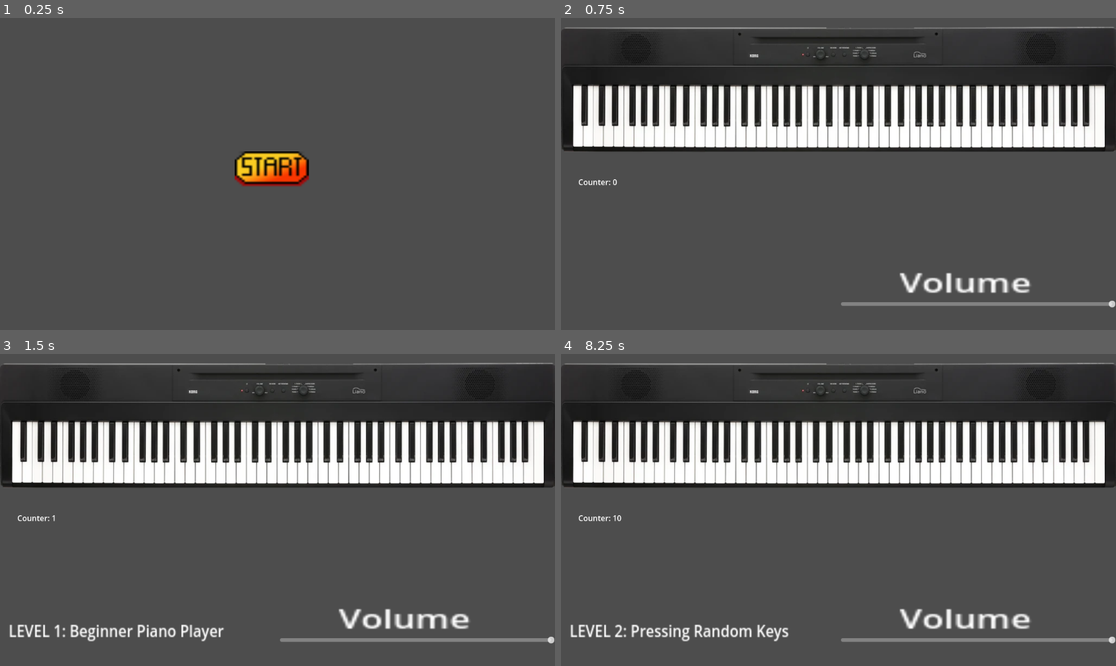
Above: before the commit, frames 1-4 (two rows, left to right).
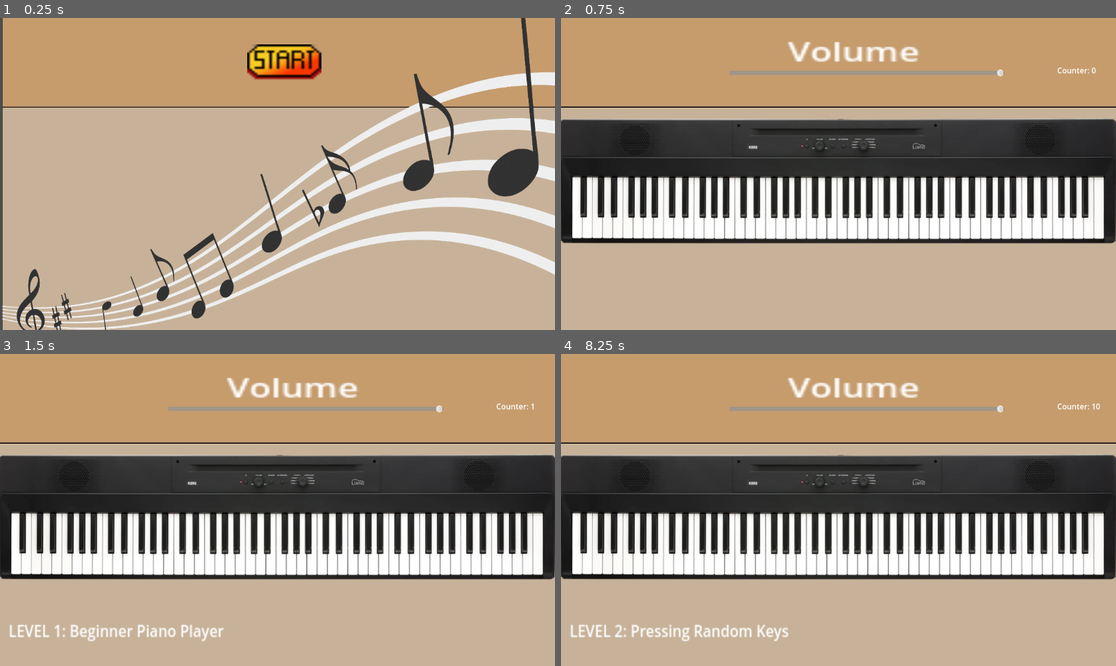
Above: after the commit, the same moments.

Repository: ArsenicBite/FunctionalPiano
Game: Godot game, scene res://HomePage.tscn
Two runs of this game, one before a commit and one after it. Both use one fixed random seed, a clock stepped at 60 frames per second and the inputs below.
Inputs (mouse positions are in pixels of both pictures, inside the frame that each line leads up to; where the layout moved, square brackets give the same spot in the first picture):
- Up to frame 1 (0.25 s): no input
- Up to frame 2 (0.75 s): click (844, 61) [832, 170] at 0.5 s
- Up to frame 3 (1.5 s): click (16, 544) [16, 453] at 1.25 s
- Up to frame 4 (8.25 s): click (588, 544) [588, 450] at 2 s; click (599, 544) [599, 453] at 2.75 s; click (605, 544) [610, 450] at 3.5 s; click (616, 544) [616, 450] at 4.25 s; click (627, 544) [627, 450] at 5 s; click (638, 544) [638, 450] at 5.75 s; click (649, 544) [649, 453] at 6.5 s; click (660, 544) [660, 450] at 7.25 s; click (666, 544) [672, 453] at 8 s

The runs differ from the first frame. In frame 1, 99% of the frame differs, in the area x 0-100%, y 0-100%; in frame 2, 96%; in frame 3, 96%; in frame 4, 96%.

Commit message:
Added Background
Backgeound and title screen

Diff:
--- a/music-assaignment/HomePage.tscn
+++ b/music-assaignment/HomePage.tscn
@@ -1,18 +1,25 @@
-[gd_scene load_steps=5 format=3 uid="uid://dyne4eq26lffm"]
+[gd_scene load_steps=7 format=3 uid="uid://dyne4eq26lffm"]
 
 [ext_resource type="Script" path="res://home_page.gd" id="1_uhyve"]
+[ext_resource type="Texture2D" uid="uid://bspokuqcsqgss" path="res://Background.png" id="2_gp2ah"]
 [ext_resource type="Texture2D" uid="uid://c5yr6cp2hl660" path="res://Buttons/Start Button.png" id="2_s2f2k"]
 [ext_resource type="Texture2D" uid="uid://b0bdhib6j6g8t" path="res://Buttons/Start Button Pressed.png" id="3_1rvdm"]
 [ext_resource type="Script" path="res://play.gd" id="3_gpnl3"]
+[ext_resource type="Texture2D" uid="uid://dq60w515oo0ve" path="res://pngimg.com - music_notes_PNG33.png" id="6_irfwd"]
 
 [node name="Scene" type="Node2D"]
 script = ExtResource("1_uhyve")
 
+[node name="Background" type="Sprite2D" parent="."]
+position = Vector2(591.945, 333)
+scale = Vector2(0.611516, 0.624074)
+texture = ExtResource("2_gp2ah")
+
 [node name="Play" type="TextureButton" parent="."]
-offset_left = 487.0
-offset_top = 277.0
-offset_right = 631.0
-offset_bottom = 349.0
+offset_left = 513.0
+offset_top = 55.0
+offset_right = 657.0
+offset_bottom = 127.0
 scale = Vector2(1.06986, 1.05474)
 texture_normal = ExtResource("2_s2f2k")
 texture_hover = ExtResource("3_1rvdm")
@@ -20,4 +27,9 @@
 script = ExtResource("3_gpnl3")
 metadata/_edit_use_anchors_ = true
 
+[node name="Pngimg_com-MusicNotesPng33" type="Sprite2D" parent="."]
+position = Vector2(601, 340)
+scale = Vector2(0.468634, 0.495537)
+texture = ExtResource("6_irfwd")
+
 [connection signal="pressed" from="Play" to="." method="_on_play_pressed"]
--- a/music-assaignment/Main Game.tscn
+++ b/music-assaignment/Main Game.tscn
@@ -1,7 +1,8 @@
-[gd_scene load_steps=51 format=3 uid="uid://f4l24y60fp4l"]
+[gd_scene load_steps=52 format=3 uid="uid://f4l24y60fp4l"]
 
 [ext_resource type="Script" path="res://main_game.gd" id="1_12jo7"]
 [ext_resource type="Texture2D" uid="uid://ddjsjggigx3fy" path="res://LIANOtopview_1024x1024.webp" id="1_kd62o"]
+[ext_resource type="Texture2D" uid="uid://bspokuqcsqgss" path="res://Background.png" id="2_nyht8"]
 [ext_resource type="AudioStream" uid="uid://cjjdt86aolnfx" path="res://Sounds/448540__tedagame__c1.ogg" id="3_tpdie"]
 [ext_resource type="AudioStream" uid="uid://dtur21d2nvtcw" path="res://Sounds/448542__tedagame__d1.ogg" id="4_kpnbm"]
 [ext_resource type="AudioStream" uid="uid://da0e4je3bwt27" path="res://Sounds/448616__tedagame__e1.ogg" id="5_dtvvn"]
@@ -54,373 +55,377 @@
 [node name="MainGame" type="Node2D"]
 script = ExtResource("1_12jo7")
 
+[node name="Background" type="Sprite2D" parent="."]
+position = Vector2(660, 422)
+texture = ExtResource("2_nyht8")
+
 [node name="LianOtopview1024x1024" type="Sprite2D" parent="."]
-position = Vector2(577, 148.5)
+position = Vector2(575.002, 338.5)
 scale = Vector2(1.12891, 1.12891)
 texture = ExtResource("1_kd62o")
 
 [node name="1" type="TextureButton" parent="."]
-offset_left = 27.0
-offset_top = 140.0
-offset_right = 67.0
-offset_bottom = 180.0
+offset_left = 25.0019
+offset_top = 330.0
+offset_right = 65.0019
+offset_bottom = 370.0
 scale = Vector2(0.460909, 3.21949)
 
 [node name="2" type="TextureButton" parent="."]
-offset_left = 47.0
-offset_top = 139.0
-offset_right = 87.0
-offset_bottom = 179.0
+offset_left = 45.0019
+offset_top = 329.0
+offset_right = 85.0019
+offset_bottom = 369.0
 scale = Vector2(0.460909, 3.21949)
 
 [node name="3" type="TextureButton" parent="."]
-offset_left = 68.0
-offset_top = 140.0
-offset_right = 108.0
-offset_bottom = 180.0
+offset_left = 66.0019
+offset_top = 330.0
+offset_right = 106.002
+offset_bottom = 370.0
 scale = Vector2(0.460909, 3.21949)
 
 [node name="4" type="TextureButton" parent="."]
-offset_left = 89.0
-offset_top = 139.0
-offset_right = 129.0
-offset_bottom = 179.0
+offset_left = 87.0019
+offset_top = 329.0
+offset_right = 127.002
+offset_bottom = 369.0
 scale = Vector2(0.460909, 3.21949)
 
 [node name="5" type="TextureButton" parent="."]
-offset_left = 111.0
-offset_top = 138.0
-offset_right = 151.0
-offset_bottom = 178.0
+offset_left = 109.002
+offset_top = 328.0
+offset_right = 149.002
+offset_bottom = 368.0
 scale = Vector2(0.460909, 3.21949)
 
 [node name="6" type="TextureButton" parent="."]
-offset_left = 132.0
-offset_top = 139.0
-offset_right = 172.0
-offset_bottom = 179.0
+offset_left = 130.002
+offset_top = 329.0
+offset_right = 170.002
+offset_bottom = 369.0
 scale = Vector2(0.460909, 3.21949)
 
 [node name="7" type="TextureButton" parent="."]
-offset_left = 153.0
-offset_top = 139.0
-offset_right = 193.0
-offset_bottom = 179.0
+offset_left = 151.002
+offset_top = 329.0
+offset_right = 191.002
+offset_bottom = 369.0
 scale = Vector2(0.460909, 3.21949)
 
 [node name="8" type="TextureButton" parent="."]
-offset_left = 174.0
-offset_top = 140.0
-offset_right = 214.0
-offset_bottom = 180.0
+offset_left = 172.002
+offset_top = 330.0
+offset_right = 212.002
+offset_bottom = 370.0
 scale = Vector2(0.460909, 3.21949)
 
 [node name="9" type="TextureButton" parent="."]
-offset_left = 195.0
-offset_top = 139.0
-offset_right = 235.0
-offset_bottom = 179.0
+offset_left = 193.002
+offset_top = 329.0
+offset_right = 233.002
+offset_bottom = 369.0
 scale = Vector2(0.460909, 3.21949)
 
 [node name="10" type="TextureButton" parent="."]
-offset_left = 216.0
-offset_top = 140.0
-offset_right = 256.0
-offset_bottom = 180.0
+offset_left = 214.002
+offset_top = 330.0
+offset_right = 254.002
+offset_bottom = 370.0
 scale = Vector2(0.460909, 3.21949)
 
 [node name="11" type="TextureButton" parent="."]
-offset_left = 237.0
-offset_top = 138.0
-offset_right = 277.0
-offset_bottom = 178.0
+offset_left = 235.002
+offset_top = 328.0
+offset_right = 275.002
+offset_bottom = 368.0
 scale = Vector2(0.460909, 3.21949)
 
 [node name="12" type="TextureButton" parent="."]
-offset_left = 259.0
-offset_top = 139.0
-offset_right = 299.0
-offset_bottom = 179.0
+offset_left = 257.002
+offset_top = 329.0
+offset_right = 297.002
+offset_bottom = 369.0
 scale = Vector2(0.460909, 3.21949)
 
 [node name="13" type="TextureButton" parent="."]
-offset_left = 279.0
-offset_top = 141.0
-offset_right = 319.0
-offset_bottom = 181.0
+offset_left = 277.002
+offset_top = 331.0
+offset_right = 317.002
+offset_bottom = 371.0
 scale = Vector2(0.460909, 3.21949)
 
 [node name="14" type="TextureButton" parent="."]
-offset_left = 301.0
-offset_top = 139.0
-offset_right = 341.0
-offset_bottom = 179.0
+offset_left = 299.002
+offset_top = 329.0
+offset_right = 339.002
+offset_bottom = 369.0
 scale = Vector2(0.460909, 3.21949)
 
 [node name="15" type="TextureButton" parent="."]
-offset_left = 323.0
-offset_top = 140.0
-offset_right = 363.0
-offset_bottom = 180.0
+offset_left = 321.002
+offset_top = 330.0
+offset_right = 361.002
+offset_bottom = 370.0
 scale = Vector2(0.460909, 3.21949)
 
 [node name="16" type="TextureButton" parent="."]
-offset_left = 343.0
-offset_top = 140.0
-offset_right = 383.0
-offset_bottom = 180.0
+offset_left = 341.002
+offset_top = 330.0
+offset_right = 381.002
+offset_bottom = 370.0
 scale = Vector2(0.460909, 3.21949)
 
 [node name="17" type="TextureButton" parent="."]
-offset_left = 364.0
-offset_top = 139.0
-offset_right = 404.0
-offset_bottom = 179.0
+offset_left = 362.002
+offset_top = 329.0
+offset_right = 402.002
+offset_bottom = 369.0
 scale = Vector2(0.460909, 3.21949)
 
 [node name="18" type="TextureButton" parent="."]
-offset_left = 386.0
-offset_top = 139.0
-offset_right = 426.0
-offset_bottom = 179.0
+offset_left = 384.002
+offset_top = 329.0
+offset_right = 424.002
+offset_bottom = 369.0
 scale = Vector2(0.460909, 3.21949)
 
 [node name="19" type="TextureButton" parent="."]
-offset_left = 407.0
-offset_top = 139.0
-offset_right = 447.0
-offset_bottom = 179.0
+offset_left = 405.002
+offset_top = 329.0
+offset_right = 445.002
+offset_bottom = 369.0
 scale = Vector2(0.460909, 3.21949)
 
 [node name="20" type="TextureButton" parent="."]
-offset_left = 428.0
-offset_top = 140.0
-offset_right = 468.0
-offset_bottom = 180.0
+offset_left = 426.002
+offset_top = 330.0
+offset_right = 466.002
+offset_bottom = 370.0
 scale = Vector2(0.460909, 3.21949)
 
 [node name="21" type="TextureButton" parent="."]
-offset_left = 449.0
-offset_top = 140.0
-offset_right = 489.0
-offset_bottom = 180.0
+offset_left = 447.002
+offset_top = 330.0
+offset_right = 487.002
+offset_bottom = 370.0
 scale = Vector2(0.460909, 3.21949)
 
 [node name="22" type="TextureButton" parent="."]
-offset_left = 470.0
-offset_top = 139.0
-offset_right = 510.0
-offset_bottom = 179.0
+offset_left = 468.002
+offset_top = 329.0
+offset_right = 508.002
+offset_bottom = 369.0
 scale = Vector2(0.460909, 3.21949)
 
 [node name="23" type="TextureButton" parent="."]
-offset_left = 492.0
-offset_top = 140.0
-offset_right = 532.0
-offset_bottom = 180.0
+offset_left = 490.002
+offset_top = 330.0
+offset_right = 530.002
+offset_bottom = 370.0
 scale = Vector2(0.460909, 3.21949)
 
 [node name="24" type="TextureButton" parent="."]
-offset_left = 513.0
-offset_top = 139.0
-offset_right = 553.0
-offset_bottom = 179.0
+offset_left = 511.002
+offset_top = 329.0
+offset_right = 551.002
+offset_bottom = 369.0
 scale = Vector2(0.460909, 3.21949)
 
 [node name="25" type="TextureButton" parent="."]
-offset_left = 534.0
-offset_top = 140.0
-offset_right = 574.0
-offset_bottom = 180.0
+offset_left = 532.002
+offset_top = 330.0
+offset_right = 572.002
+offset_bottom = 370.0
 scale = Vector2(0.460909, 3.21949)
 
 [node name="26" type="TextureButton" parent="."]
-offset_left = 556.0
-offset_top = 140.0
-offset_right = 596.0
-offset_bottom = 180.0
+offset_left = 554.002
+offset_top = 330.0
+offset_right = 594.002
+offset_bottom = 370.0
 scale = Vector2(0.460909, 3.21949)
 
 [node name="27" type="TextureButton" parent="."]
-offset_left = 576.0
-offset_top = 140.0
-offset_right = 616.0
-offset_bottom = 180.0
+offset_left = 574.002
+offset_top = 330.0
+offset_right = 614.002
+offset_bottom = 370.0
 scale = Vector2(0.460909, 3.21949)
 
 [node name="28" type="TextureButton" parent="."]
-offset_left = 598.0
-offset_top = 141.0
-offset_right = 638.0
-offset_bottom = 181.0
+offset_left = 596.002
+offset_top = 331.0
+offset_right = 636.002
+offset_bottom = 371.0
 scale = Vector2(0.460909, 3.21949)
 
 [node name="29" type="TextureButton" parent="."]
-offset_left = 619.0
-offset_top = 139.0
-offset_right = 659.0
-offset_bottom = 179.0
+offset_left = 617.002
+offset_top = 329.0
+offset_right = 657.002
+offset_bottom = 369.0
 scale = Vector2(0.460909, 3.21949)
 
 [node name="30" type="TextureButton" parent="."]
-offset_left = 640.0
-offset_top = 140.0
-offset_right = 680.0
-offset_bottom = 180.0
+offset_left = 638.002
+offset_top = 330.0
+offset_right = 678.002
+offset_bottom = 370.0
 scale = Vector2(0.460909, 3.21949)
 
 [node name="31" type="TextureButton" parent="."]
-offset_left = 661.0
-offset_top = 139.0
-offset_right = 701.0
-offset_bottom = 179.0
+offset_left = 659.002
+offset_top = 329.0
+offset_right = 699.002
+offset_bottom = 369.0
 scale = Vector2(0.460909, 3.21949)
 
 [node name="32" type="TextureButton" parent="."]
-offset_left = 683.0
-offset_top = 140.0
-offset_right = 723.0
-offset_bottom = 180.0
+offset_left = 681.002
+offset_top = 330.0
+offset_right = 721.002
+offset_bottom = 370.0
 scale = Vector2(0.460909, 3.21949)
 
 [node name="33" type="TextureButton" parent="."]
-offset_left = 704.0
-offset_top = 140.0
-offset_right = 744.0
-offset_bottom = 180.0
+offset_left = 702.002
+offset_top = 330.0
+offset_right = 742.002
+offset_bottom = 370.0
 scale = Vector2(0.460909, 3.21949)
 
 [node name="34" type="TextureButton" parent="."]
-offset_left = 725.0
-offset_top = 139.0
-offset_right = 765.0
-offset_bottom = 179.0
+offset_left = 723.002
+offset_top = 329.0
+offset_right = 763.002
+offset_bottom = 369.0
 scale = Vector2(0.460909, 3.21949)
 
 [node name="35" type="TextureButton" parent="."]
-offset_left = 746.0
-offset_top = 140.0
-offset_right = 786.0
-offset_bottom = 180.0
+offset_left = 744.002
+offset_top = 330.0
+offset_right = 784.002
+offset_bottom = 370.0
 scale = Vector2(0.460909, 3.21949)
 
 [node name="36" type="TextureButton" parent="."]
-offset_left = 768.0
-offset_top = 139.0
-offset_right = 808.0
-offset_bottom = 179.0
+offset_left = 766.002
+offset_top = 329.0
+offset_right = 806.002
+offset_bottom = 369.0
 scale = Vector2(0.460909, 3.21949)
 
 [node name="37" type="TextureButton" parent="."]
-offset_left = 789.0
-offset_top = 139.0
-offset_right = 829.0
-offset_bottom = 179.0
+offset_left = 787.002
+offset_top = 329.0
+offset_right = 827.002
+offset_bottom = 369.0
 scale = Vector2(0.460909, 3.21949)
 
 [node name="38" type="TextureButton" parent="."]
-offset_left = 810.0
-offset_top = 139.0
-offset_right = 850.0
-offset_bottom = 179.0
+offset_left = 808.002
+offset_top = 329.0
+offset_right = 848.002
+offset_bottom = 369.0
 scale = Vector2(0.460909, 3.21949)
 
 [node name="39" type="TextureButton" parent="."]
-offset_left = 832.0
-offset_top = 139.0
-offset_right = 872.0
-offset_bottom = 179.0
+offset_left = 830.002
+offset_top = 329.0
+offset_right = 870.002
+offset_bottom = 369.0
 scale = Vector2(0.460909, 3.21949)
 
 [node name="40" type="TextureButton" parent="."]
-offset_left = 853.0
-offset_top = 139.0
-offset_right = 893.0
-offset_bottom = 179.0
+offset_left = 851.002
+offset_top = 329.0
+offset_right = 891.002
+offset_bottom = 369.0
 scale = Vector2(0.460909, 3.21949)
 
 [node name="41" type="TextureButton" parent="."]
-offset_left = 874.0
-offset_top = 139.0
-offset_right = 914.0
-offset_bottom = 179.0
+offset_left = 872.002
+offset_top = 329.0
+offset_right = 912.002
+offset_bottom = 369.0
 scale = Vector2(0.460909, 3.21949)
 
 [node name="42" type="TextureButton" parent="."]
-offset_left = 895.0
-offset_top = 139.0
-offset_right = 935.0
-offset_bottom = 179.0
+offset_left = 893.002
+offset_top = 329.0
+offset_right = 933.002
+offset_bottom = 369.0
 scale = Vector2(0.460909, 3.21949)
 
 [node name="43" type="TextureButton" parent="."]
-offset_left = 917.0
-offset_top = 140.0
-offset_right = 957.0
-offset_bottom = 180.0
+offset_left = 915.002
+offset_top = 330.0
+offset_right = 955.002
+offset_bottom = 370.0
 scale = Vector2(0.460909, 3.21949)
 
 [node name="44" type="TextureButton" parent="."]
-offset_left = 939.0
-offset_top = 139.0
-offset_right = 979.0
-offset_bottom = 179.0
+offset_left = 937.002
+offset_top = 329.0
+offset_right = 977.002
+offset_bottom = 369.0
 scale = Vector2(0.460909, 3.21949)
 
 [node name="45" type="TextureButton" parent="."]
-offset_left = 959.0
-offset_top = 139.0
-offset_right = 999.0
-offset_bottom = 179.0
+offset_left = 957.002
+offset_top = 329.0
+offset_right = 997.002
+offset_bottom = 369.0
 scale = Vector2(0.460909, 3.21949)
 
 [node name="46" type="TextureButton" parent="."]
-offset_left = 981.0
-offset_top = 139.0
-offset_right = 1021.0
-offset_bottom = 179.0
+offset_left = 979.002
+offset_top = 329.0
+offset_right = 1019.0
+offset_bottom = 369.0
 scale = Vector2(0.460909, 3.21949)
 
 [node name="47" type="TextureButton" parent="."]
-offset_left = 1003.0
-offset_top = 139.0
-offset_right = 1043.0
-offset_bottom = 179.0
+offset_left = 1001.0
+offset_top = 329.0
+offset_right = 1041.0
+offset_bottom = 369.0
 scale = Vector2(0.460909, 3.21949)
 
 [node name="48" type="TextureButton" parent="."]
-offset_left = 1024.0
-offset_top = 140.0
-offset_right = 1064.0
-offset_bottom = 180.0
+offset_left = 1022.0
+offset_top = 330.0
+offset_right = 1062.0
+offset_bottom = 370.0
 scale = Vector2(0.460909, 3.21949)
 
 [node name="49" type="TextureButton" parent="."]
-offset_left = 1045.0
-offset_top = 140.0
-offset_right = 1085.0
-offset_bottom = 180.0
+offset_left = 1043.0
+offset_top = 330.0
+offset_right = 1083.0
+offset_bottom = 370.0
 scale = Vector2(0.460909, 3.21949)
 
 [node name="50" type="TextureButton" parent="."]
-offset_left = 1067.0
-offset_top = 140.0
-offset_right = 1107.0
-offset_bottom = 180.0
+offset_left = 1065.0
+offset_top = 330.0
+offset_right = 1105.0
+offset_bottom = 370.0
 scale = Vector2(0.460909, 3.21949)
 
 [node name="51" type="TextureButton" parent="."]
-offset_left = 1088.0
-offset_top = 140.0
-offset_right = 1128.0
-offset_bottom = 180.0
+offset_left = 1086.0
+offset_top = 330.0
+offset_right = 1126.0
+offset_bottom = 370.0
 scale = Vector2(0.460909, 3.21949)
 
 [node name="52" type="TextureButton" parent="."]
-offset_left = 1109.0
-offset_top = 139.0
-offset_right = 1149.0
-offset_bottom = 179.0
+offset_left = 1107.0
+offset_top = 329.0
+offset_right = 1147.0
+offset_bottom = 369.0
 scale = Vector2(0.460909, 3.21949)
 
 [node name="(1)" type="AudioStreamPlayer" parent="."]
@@ -580,10 +585,10 @@
 stream = ExtResource("49_yddmm")
 
 [node name="Label" type="Label" parent="."]
-offset_left = 36.0
-offset_top = 329.0
-offset_right = 76.0
-offset_bottom = 352.0
+offset_left = 1030.0
+offset_top = 97.0
+offset_right = 1070.0
+offset_bottom = 120.0
 
 [node name="Label2" type="Label" parent="."]
 offset_left = 18.0
@@ -593,10 +598,10 @@
 scale = Vector2(1.88721, 2.10345)
 
 [node name="HSlider" parent="." instance=ExtResource("50_8d6dq")]
-offset_left = 581.0
-offset_top = 458.0
-offset_right = 1152.0
-offset_bottom = 731.0
+offset_left = 349.0
+offset_top = -22.0
+offset_right = 920.0
+offset_bottom = 251.0
 value = 1.0
 
 [node name="RichTextLabel" type="RichTextLabel" parent="HSlider"]
Binary file added: music-assaignment/Background.png
Not shown, added: music-assaignment/Background.png.import
Not shown: 3 places in music-assaignment/Main Game.tscn that only renumber resources
Binary file added: music-assaignment/pngimg.com - music_notes_PNG33.png
Not shown, added: music-assaignment/pngimg.com - music_notes_PNG33.png.import
